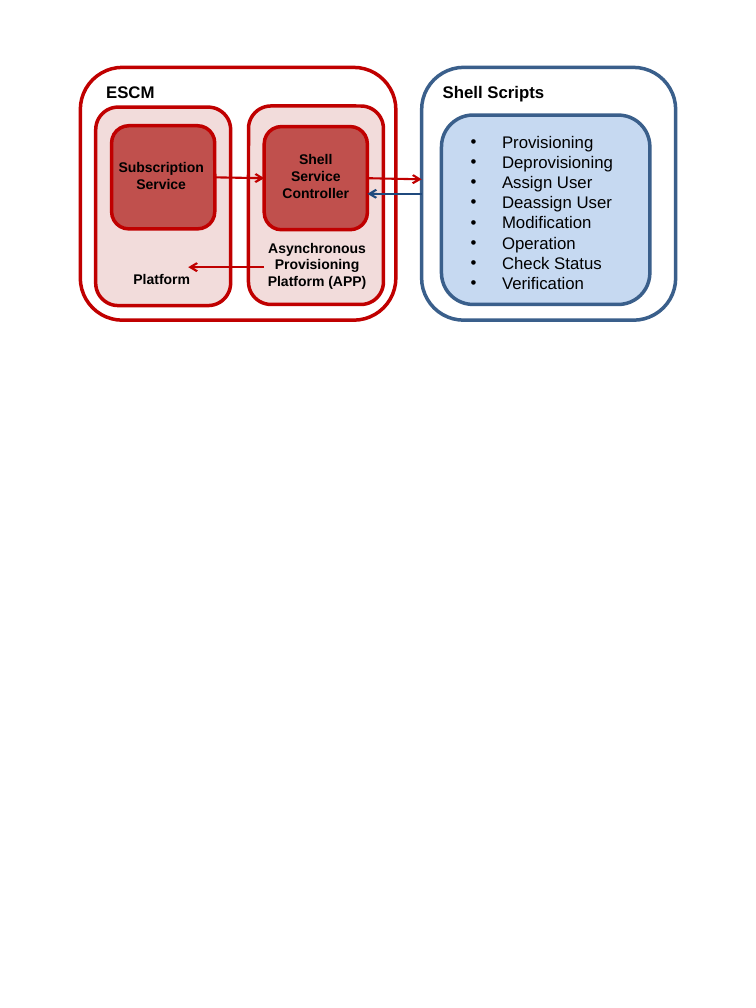
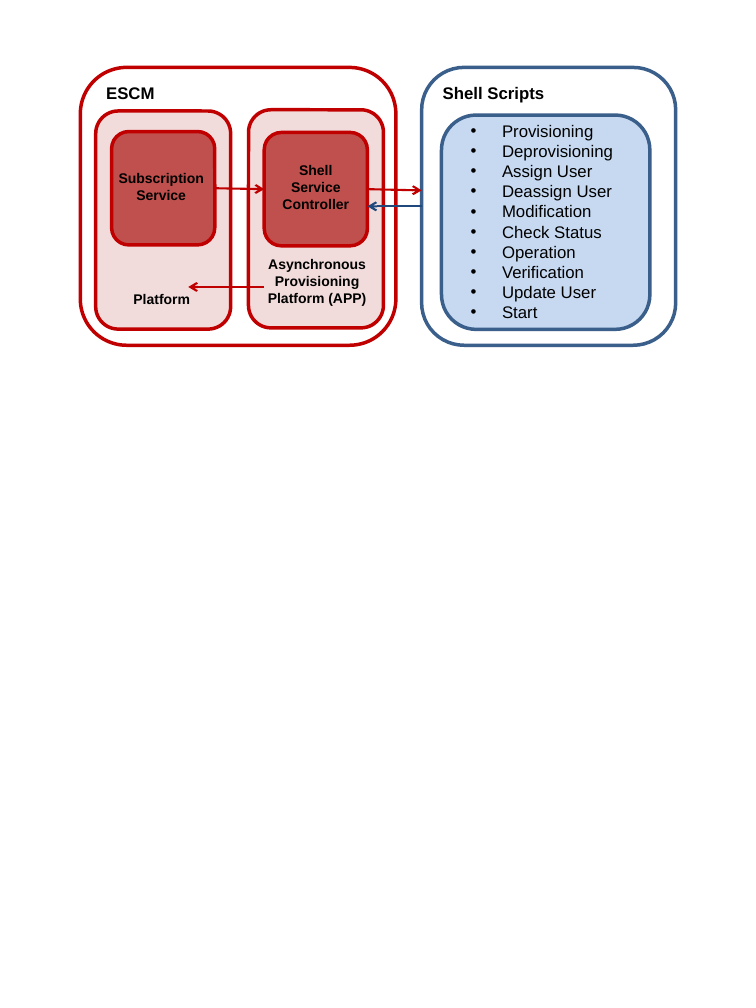
Before and after one commit to servicecatalog/documentation, a slide deck: slide 1 of Development/DocSources/en/ShellIntegrationGuide/_images/images.pptx. Drawn at 756x1008 pixels with LibreOffice and Linux fonts; fonts in the diff are those of the drawing. Boxes give left, top, right and bottom in pixels: in the first picture for what was removed or moved away, otherwise in the second. Text is boxed around its words. In the diff, an @@ line names an element or a change of style, - is before the commit and + after.

```diff
--- a/Development/DocSources/en/ShellIntegrationGuide/_images/images.pptx
+++ b/Development/DocSources/en/ShellIntegrationGuide/_images/images.pptx
@@ rounded rectangle: place and size @@
-rounded rectangle at [81,68,396,321]
+rounded rectangle at [81,68,396,346]
@@ rounded rectangle: place and size @@
-rounded rectangle at [421,68,675,321]
+rounded rectangle at [421,68,675,346]
@@ rounded rectangle: place and size @@
-rounded rectangle at [96,107,231,305]
+rounded rectangle at [96,111,231,329]
@@ rounded rectangle: place and size @@
-rounded rectangle at [249,106,384,304]
+rounded rectangle at [249,110,384,328]
@@ rounded rectangle: place and size @@
-rounded rectangle at [442,115,650,304]
+rounded rectangle at [442,115,650,330]
@@ text "Provisioning": place and size @@
-text "Provisioning" at [502,136,613,289]
+text "Provisioning" at [502,125,613,318]
@@ rounded rectangle "Subscription Service": place and size @@
-rounded rectangle "Subscription Service" at [112,126,215,229]
+rounded rectangle "Subscription Service" at [112,132,215,246]
@@ rounded rectangle "Shell": place and size @@
-rounded rectangle "Shell" at [264,127,367,230]
+rounded rectangle "Shell" at [264,132,367,246]
@@ arrow moved from (215, 177) - (264, 178) to (215, 188) - (264, 190) @@
@@ arrow moved from (368, 178) - (421, 179) to (368, 190) - (421, 191) @@
@@ arrow moved from (421, 194) - (368, 194) to (421, 207) - (368, 207) @@
@@ text at [502,226,602,238]: paragraph added @@
+• Check Status
@@ text "Asynchronous": place and size @@
-text "Asynchronous" at [268,243,366,289]
+text "Asynchronous" at [268,259,366,306]
@@ text at [502,257,602,269]: paragraph removed @@
-• Check Status
@@ text "Platform": place and size @@
-text "Platform" at [133,274,190,284]
+text "Platform" at [133,294,190,304]
@@ arrow moved from (264, 267) - (188, 267) to (264, 287) - (188, 287) @@
@@ text at [502,286,596,318]: paragraphs added @@
+• Update User
+• Start
```
Also in this commit, not shown: 7 other files.
